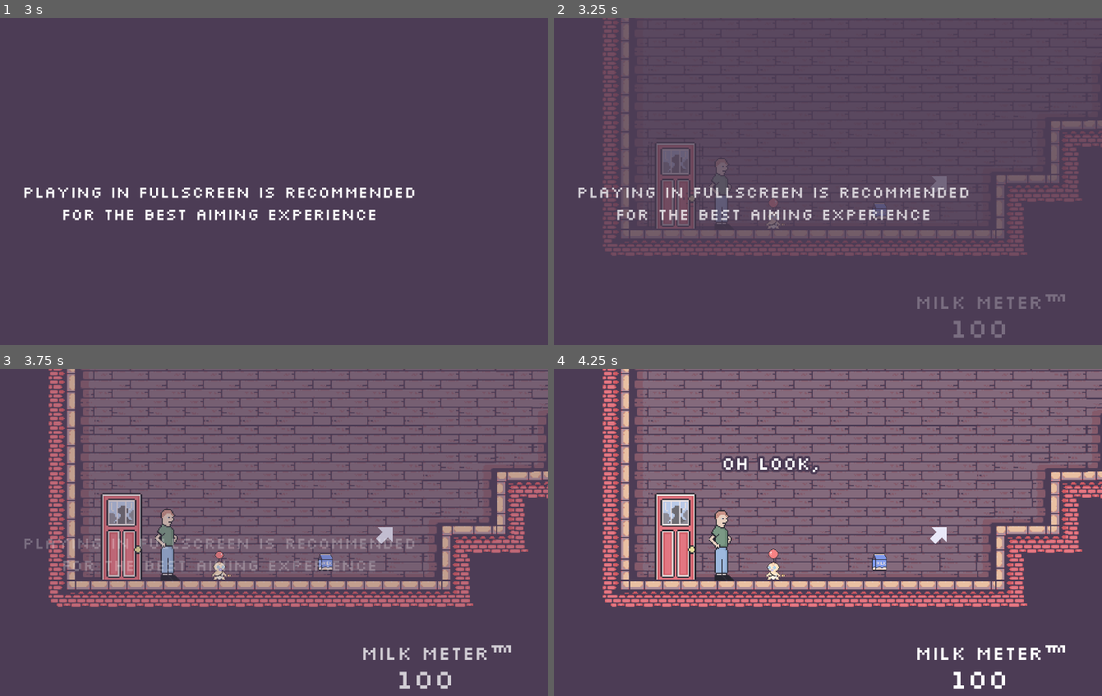
Above: before the commit, frames 1-4 (two rows, left to right).
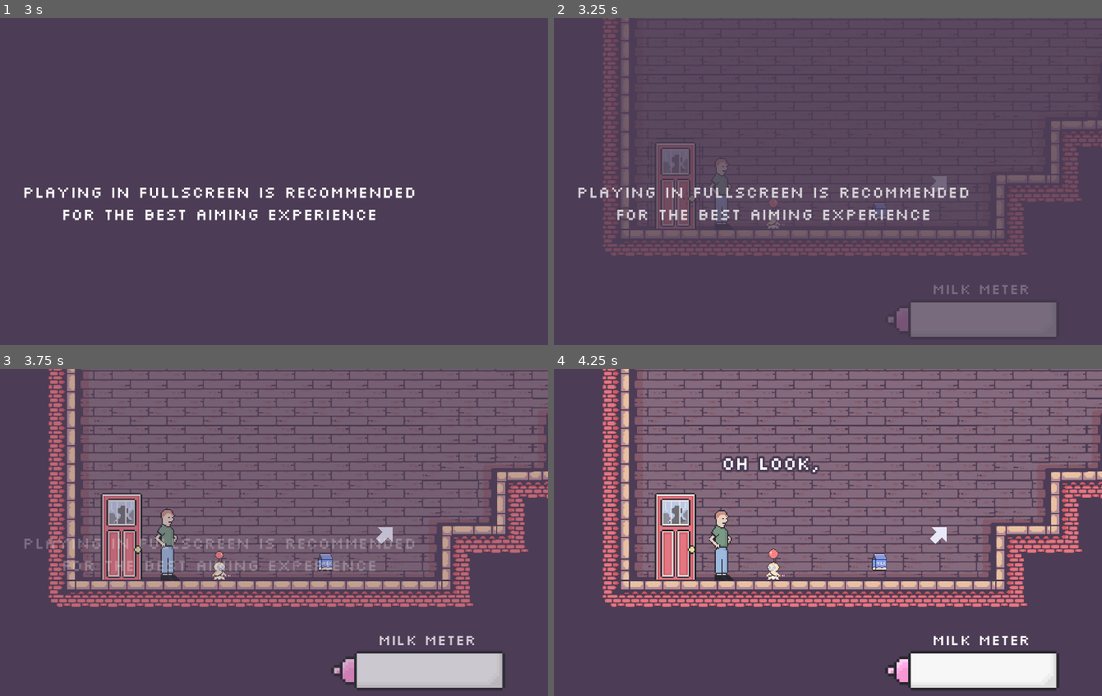
Above: after the commit, the same moments.

Repository: duncwilliams/trust-fund-baby
Game: Godot game, scene res://scenes/main.tscn
Same seed, same stepped clock (60 frames per second), same inputs: the game is played once before the commit and once after it.
Inputs (mouse positions are in pixels of both pictures, inside the frame that each line leads up to):
- Up to frame 1 (3 s): tap Enter at 0.5 s; move the mouse to (361, 184) at 0.52 s; press the mouse at (361, 184) at 0.53 s; hold D (crawl_right) 0.53-2.03 s; tap R (restart) at 1.25, 2, 2.75 s; move the mouse to (87, 220) at 1.27 s; release the mouse at (87, 220) at 1.28 s; click (87, 220) at 1.35 s; move the mouse to (284, 122) at 2.02 s; press the mouse at (284, 122) at 2.03 s; hold A (crawl_left) 2.03-2.78 s; move the mouse to (186, 276) at 2.77 s; release the mouse at (186, 276) at 2.78 s; hold D (crawl_right) from 2.78 s (still down); click (186, 276) at 2.85 s
- Up to frame 2 (3.25 s): keep holding D (crawl_right)
- Up to frame 3 (3.75 s): keep holding D (crawl_right); move the mouse to (416, 607) at 3.52 s; press the mouse at (416, 607) at 3.53 s
- Up to frame 4 (4.25 s): keep holding D (crawl_right)

Frame 1 is identical in both runs. In frame 2, 3.0% of the frame differs, in the area x 61-94%, y 81-98%; in frame 3, 3.7%; in frame 4, 3.7%, in the area x 41-94%, y 62-99%.

Commit message:
fixed sound and added milk meter

Diff:
--- a/project.godot
+++ b/project.godot
@@ -13,6 +13,11 @@
 config/name="trust fund baby"
 run/main_scene="uid://b7ipudmeyhytw"
 config/features=PackedStringArray("4.6", "GL Compatibility")
+
+[audio]
+
+general/default_playback_type.web=0
+driver/output_latency=20
 
 [autoload]
 
--- a/scenes/bottle.tscn
+++ b/scenes/bottle.tscn
@@ -103,8 +103,21 @@
 position = Vector2(15, 0)
 rotation = 1.5707964
 
-[node name="ShootMilkAudio" type="AudioStreamPlayer2D" parent="." unique_id=365437799]
+[node name="ShootMilkAudio1" type="AudioStreamPlayer2D" parent="." unique_id=365437799]
 stream = SubResource("AudioStreamWAV_qr18b")
+volume_db = -9.734
+
+[node name="ShootMilkAudio2" type="AudioStreamPlayer2D" parent="." unique_id=2022212533]
+stream = SubResource("AudioStreamWAV_qr18b")
+volume_db = -9.734
+
+[node name="ShootMilkAudio3" type="AudioStreamPlayer2D" parent="." unique_id=1903032514]
+stream = SubResource("AudioStreamWAV_qr18b")
+volume_db = -11.23
+
+[node name="ShootMilkAudio4" type="AudioStreamPlayer2D" parent="." unique_id=2051222916]
+stream = SubResource("AudioStreamWAV_qr18b")
+volume_db = -13.475
 
 [node name="MilkRefillAudio" type="AudioStreamPlayer2D" parent="." unique_id=1946692859]
 stream = ExtResource("3_emwc0")
--- a/scenes/hud.tscn
+++ b/scenes/hud.tscn
@@ -13,6 +13,8 @@
 [ext_resource type="Texture2D" uid="uid://bywpro3sfemtg" path="res://art/custom/hearts/two_and_half_hearts.png" id="6_5n1hp"]
 [ext_resource type="Texture2D" uid="uid://cq2xp8y8n7xt7" path="res://art/custom/hearts/three_hearts.png" id="8_3swnk"]
 [ext_resource type="Texture2D" uid="uid://b6p2iqt52inxf" path="res://art/custom/hearts/two_hearts.png" id="10_qkknv"]
+[ext_resource type="Texture2D" uid="uid://dh21a777a37s3" path="res://art/custom/milk_meter_bottle_under_2.png" id="11_qkknv"]
+[ext_resource type="Texture2D" uid="uid://c1fejef3vifyc" path="res://art/custom/milk_meter_bottle_progress_2.png" id="12_uxdf7"]
 [ext_resource type="FontFile" uid="uid://bbw1min3f4xv0" path="res://fonts/EBGaramond-VariableFont_wght.ttf" id="14_eld54"]
 
 [sub_resource type="AtlasTexture" id="AtlasTexture_eld54"]
@@ -734,35 +736,56 @@
 anchor_top = 1.0
 anchor_right = 1.0
 anchor_bottom = 1.0
-offset_left = -336.0
-offset_top = -174.00002
-offset_right = -34.0
-offset_bottom = -127.000015
+offset_left = -335.0
+offset_top = -196.00002
+offset_right = -88.0
+offset_bottom = -149.00002
 grow_horizontal = 0
 grow_vertical = 0
 theme_override_colors/font_outline_color = Color(0.29803923, 0.23529412, 0.33333334, 1)
-theme_override_constants/outline_size = 12
-theme_override_font_sizes/font_size = 34
-text = "MILK METER™ "
+theme_override_constants/outline_size = 10
+theme_override_font_sizes/font_size = 26
+text = "MILK METER"
 horizontal_alignment = 1
 vertical_alignment = 1
 
-[node name="MilkMeterStat" type="Label" parent="MilkMeterControl/MilkMeterTitle" unique_id=1233565953]
-unique_name_in_owner = true
+[node name="MilkMeterBar" type="TextureProgressBar" parent="MilkMeterControl" unique_id=1691918940]
 layout_mode = 1
 anchors_preset = 8
 anchor_left = 0.5
 anchor_top = 0.5
 anchor_right = 0.5
 anchor_bottom = 0.5
-offset_left = -97.0
-offset_top = 14.5
-offset_right = 37.0
-offset_bottom = 76.5
+offset_left = -370.0
+offset_top = -18.0
+offset_right = -330.0
+offset_bottom = 46.0
 grow_horizontal = 2
 grow_vertical = 2
-theme_override_colors/font_outline_color = Color(0.29803923, 0.23529412, 0.33333334, 1)
-theme_override_constants/outline_size = 12
+rotation = -1.5707964
+scale = Vector2(5, 5)
+value = 100.0
+fill_mode = 3
+texture_under = ExtResource("11_qkknv")
+texture_progress = ExtResource("12_uxdf7")
+texture_progress_offset = Vector2(0, 11)
+
+[node name="MilkMeterStat" type="Label" parent="MilkMeterControl" unique_id=1233565953]
+unique_name_in_owner = true
+visible = false
+layout_mode = 1
+anchors_preset = 8
+anchor_left = 0.5
+anchor_top = 0.5
+anchor_right = 0.5
+anchor_bottom = 0.5
+offset_left = -262.0
+offset_top = -135.0
+offset_right = -128.0
+offset_bottom = -73.0
+grow_horizontal = 2
+grow_vertical = 2
+theme_override_colors/font_color = Color(0.93333334, 0.93333334, 0.93333334, 1)
 theme_override_font_sizes/font_size = 48
 text = "100"
 horizontal_alignment = 1
--- a/scripts/bottle.gd
+++ b/scripts/bottle.gd
@@ -11,7 +11,10 @@
 var milk_amount: int = 100
 var fire_accumulator: float = 0.0
 var drain_accumulator: float = 0.0
-
+@onready var shoot_milk_players: Array[AudioStreamPlayer2D] = [
+	$ShootMilkAudio1, $ShootMilkAudio2, $ShootMilkAudio3, $ShootMilkAudio4
+]
+var next_shoot_milk_index: int = 0
 
 func _process(_delta: float) -> void:
 	look_at(get_global_mouse_position())
@@ -69,7 +72,13 @@
 	milk.launch(milk_launch_angle, milk_launch_speed)
 	shot_milk.emit(milk_launch_angle)
 	if milk_amount % 2 == 0:
-		$ShootMilkAudio.play()
+		play_shoot_milk_audio()
+
+
+func play_shoot_milk_audio():
+	var player = shoot_milk_players[next_shoot_milk_index]
+	player.play()
+	next_shoot_milk_index = (next_shoot_milk_index + 1) % shoot_milk_players.size()
 
 
 func drain_milk() -> void:
--- a/scripts/hud.gd
+++ b/scripts/hud.gd
@@ -24,6 +24,7 @@
 func update_milk_amount(new_milk_amount: int) -> void:
 	current_milk_amount = new_milk_amount
 	%MilkMeterStat.text = str(new_milk_amount)
+	$MilkMeterControl/MilkMeterBar.value = new_milk_amount
 	if new_milk_amount == 0 and not in_boss_battle:
 		$RestartPromptTimer.start()  # restarts from full duration even if already running
 	else:
Binary file changed: art/custom/Milk_Bottle_levels-sheet_tweaked.png
Binary file added: art/custom/milk_meter_bottle_progress.png
Not shown, added: art/custom/milk_meter_bottle_progress.png.import
Binary file added: art/custom/milk_meter_bottle_progress_2.png
Not shown, added: art/custom/milk_meter_bottle_progress_2.png.import
Binary file added: art/custom/milk_meter_bottle_progress_tweaked.png
Not shown, added: art/custom/milk_meter_bottle_progress_tweaked.png.import
Binary file added: art/custom/milk_meter_bottle_under.png
Not shown, added: art/custom/milk_meter_bottle_under.png.import
Binary file added: art/custom/milk_meter_bottle_under_2.png
Not shown, added: art/custom/milk_meter_bottle_under_2.png.import
Not shown, changed: export_presets.cfg
